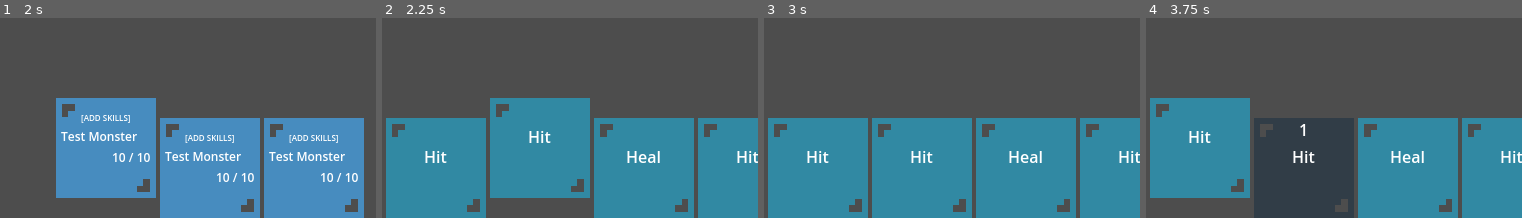
Above: before the commit, frames 1-4 (left to right).
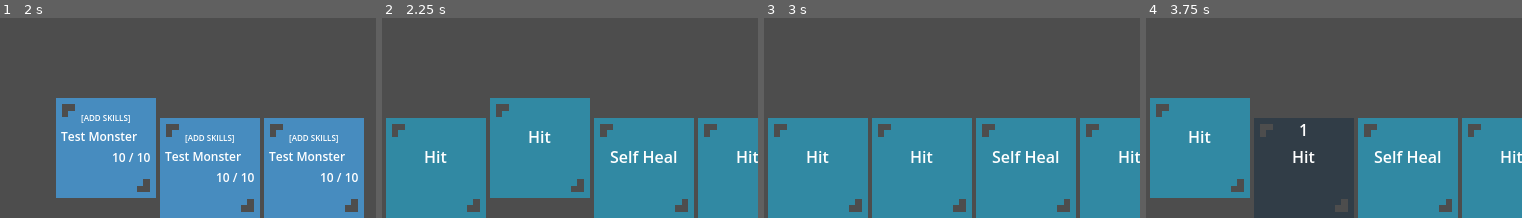
Above: after the commit, the same moments.

Repository: IsaelGabriel/tamer-game
Game: Godot game, scene res://nodes/battle_scene.tscn
The game is run twice, just before and just after one commit, with the same random seed, the same clock (stepped at 60 frames per second) and the same inputs.
Inputs:
- Up to frame 1 (2 s): tap Enter at 0.5 s; hold Right (right) 0.53-1.28 s; hold Z (confirm) 0.53-1.28 s; hold Down (down) from 1.28 s (still down); tap Z (confirm) at 1.35 s
- Up to frame 2 (2.25 s): tap Z (confirm) at 2 s; release Down (down) at 2.03 s; hold Right (right) from 2.03 s (still down); hold Z (confirm) from 2.03 s (still down)
- Up to frame 3 (3 s): release Right (right) at 2.78 s; release Z (confirm) at 2.78 s; hold Up (up) from 2.78 s (still down); tap Z (confirm) at 2.85 s
- Up to frame 4 (3.75 s): tap Z (confirm) at 3.5 s; release Up (up) at 3.53 s; hold Left (left) from 3.53 s (still down); hold Z (confirm) from 3.53 s (still down)
The pictures show only the part of the screen within x 22-72%, y 50-100%; the shares and areas given below are measured in that part.

Frame 1 is identical in both runs. In frame 2, 0.6% of the frame differs, in the area x 60-79%, y 66-73%; in frame 3, 0.6%; in frame 4, 0.6%.

Commit message:
Apply new Skill system

Diff:
--- a/scripts/battle/battle_ui_manager.gd
+++ b/scripts/battle/battle_ui_manager.gd
@@ -57,7 +57,7 @@
 					skill_card_container.add_child(PREFABS.skill_card.instantiate())
 				var card = skill_card_container.get_child(i)
 				card.visible = true
-				card.skill_name = hand[i]
+				card.skill_name = hand[i].name
 				card.index = monster.skill_queue.find(i)
 				card.locked = false
 				if monster.next_skill != -1:
@@ -108,7 +108,7 @@
 		StateCall.START:
 			BattleMonster.MOVEMENT_PAUSED = true
 			skill_card_container.visible = true
-			target_type = SkillList.SKILLS[battle.player_monsters[selected_monster_card_index].skill_manager.hand[selected_skill_card_index]]["target"]
+			target_type = battle.player_monsters[selected_monster_card_index].skill_manager.hand[selected_skill_card_index].target_type
 			target_index = 0
 			target_texture.visible = target_type != TargetType.SELF
 			target_texture.position = battle.player_monsters[0].sprite.get_global_transform_with_canvas().get_origin()
--- a/scripts/components/skill_manager_component.gd
+++ b/scripts/components/skill_manager_component.gd
@@ -2,49 +2,48 @@
 
 class_name SkillManagerComponent
 
+const MAX_HAND_SIZE = 4
+
 @onready var caster: BattleMonster = get_parent()
 @onready var monster: Monster
 
-var _skills = []
-
-var skills_available = []
-var hand = []
+var skills_available: Array[Skill] = []
+var hand: Array[Skill] = []
 
 func load_skills():
-	_skills = monster.skills.duplicate()
 	refresh_skills()
 	refresh_hand()
 
 func call_skill_from_hand(index: int, target: BattleMonster):
 	var skill = hand[index]
-	DialogHandler.display_dialog("%s %s used %s." % ["Ally" if caster.is_player else "Foe", monster.name, hand[index]])
-	call(SkillList.SKILLS[skill]["effect"]["active"], target)
+	DialogHandler.display_dialog("%s %s used %s." % ["Ally" if caster.is_player else "Foe", monster.name, skill.name])
+	call(skill.function, skill, target)
 	caster.called_skill.emit(caster, skill)
 	hand.remove_at(index)
 	if len(hand) == 0: refresh_hand()
 
 func refresh_hand():
-	if len(hand) >= 4: return
-	for i in range(min(4, len(skills_available))):
+	if len(hand) >= MAX_HAND_SIZE: return
+	for i in range(min(MAX_HAND_SIZE, len(skills_available))):
 		var rng = randi() % len(skills_available)
-		hand.append(skills_available[rng])
+		hand.append(skills_available[rng].duplicate())
 		skills_available.remove_at(rng)
 
 	if len(skills_available) == 0 and len(hand) == 0: refresh_skills()
 
 func refresh_skills():
-	skills_available = _skills.duplicate()
+	skills_available = []
+	for skill_key in monster.skills:
+		skills_available.append(SkillList.SKILLS[skill_key].duplicate())
 
-# Skill functions
+#region SkillFuncs
+func skill_hit(skill: Skill, target: BattleMonster):
+	target.monster.take_damage(caster.monster, 5)
 
-func skill_hit(target: BattleMonster):
-	var data = SkillList.SKILLS["Hit"]["data"]
-	target.monster.take_damage(monster, data["ammount"])
-
-func skill_heal(target: BattleMonster):
-	var data = SkillList.SKILLS["Heal"]["data"]
+func skill_heal(skill: Skill, target: BattleMonster):
 	if(monster.hp.current < monster.hp.max):
 		var old_hp = monster.hp.current
-		monster.get_healing(monster, data["ammount"])
+		monster.get_healing(monster, 5)
 	else:
 		DialogHandler.display_dialog("%s was too healthy to heal itself." % monster.name)
+#endregion
--- a/scripts/monster/monster.gd
+++ b/scripts/monster/monster.gd
@@ -8,7 +8,7 @@
 var def: MonsterAttribute
 var alive: bool = true
 
-var skills = ["Hit", "Hit", "Hit", "Hit", "Heal", "Heal", "Heal"]
+var skills = ["hit", "hit", "hit", "hit", "heal", "heal", "heal"]
 
 signal taken_damage(monster: Monster, ammount: int)
 signal got_healed(monster: Monster, ammount: int)
--- a/scripts/skills/skill.gd
+++ b/scripts/skills/skill.gd
@@ -7,14 +7,14 @@
 var description: String
 var accuracy: float:
 	set(value): accuracy = clamp(value, 0.0, 1.0)
-var function: Callable # func(skill: Skill, target: BattleMonster)
-var process: Callable # func(skill: Skill, delta: float)
+var function: StringName # func(skill: Skill, caster: BattleMonster, target: BattleMonster)
+var process: StringName # func(skill: Skill, delta: float)
 var target_type: TargetType
 var type: SkillType
 var data: Dictionary
 var to_be_removed: bool = false # When on a SkillManagerComponent list, is removed in next frame
 
-func _init(name: StringName, description: String, accuracy: float, type: SkillType, target_type: TargetType, function: Callable, process: Callable = Callable()):
+func _init(name: StringName, description: String, accuracy: float, type: SkillType, target_type: TargetType, function: StringName, process: StringName = ""):
 	self.name = name
 	self.description = description
 	self.accuracy = accuracy
@@ -23,3 +23,6 @@
 	self.function = function
 	self.process = process
 	self.data = {}
+
+func duplicate() -> Skill:
+	return Skill.new(name, description, accuracy, type, target_type, function, process)
--- a/scripts/skills/skill_list.gd
+++ b/scripts/skills/skill_list.gd
@@ -6,27 +6,17 @@
 
 #endregion
 
-const SKILLS = {
-	"Hit" : { # 0x00
-		"type" : SkillType.PHYSICAL,
-		"description" : "Hit once, causing physical damage.",
-		"target" : TargetType.ENEMY,
-		"effect" : {
-			"active" : "skill_hit"
-		},
-		"data" : {
-			"ammount" : 5
-		}
-	},
-	"Heal" : { # 0x01
-		"type" : SkillType.EFFECT,
-		"description" : "Restores HP.",
-		"target" : TargetType.SELF,
-		"effect" : {
-			"active" : "skill_heal"
-		},
-		"data" : {
-			"ammount" : 5
-		}
-	}
+static var SKILLS = {
+	"hit" : Skill.new("Hit", # Name
+						"Hit once, causing physical damage.", # Description
+						0.75, # Accuracy
+						SkillType.PHYSICAL, # Skill Type
+						TargetType.ENEMY, # Target Type
+						"skill_hit"),
+	"heal" : Skill.new("Self Heal", # Name
+						"Restores HP.", # Description
+						1.0, # Accuracy
+						SkillType.EFFECT, # Skill Type
+						TargetType.SELF, # Target Type
+						"skill_heal"),
 }
